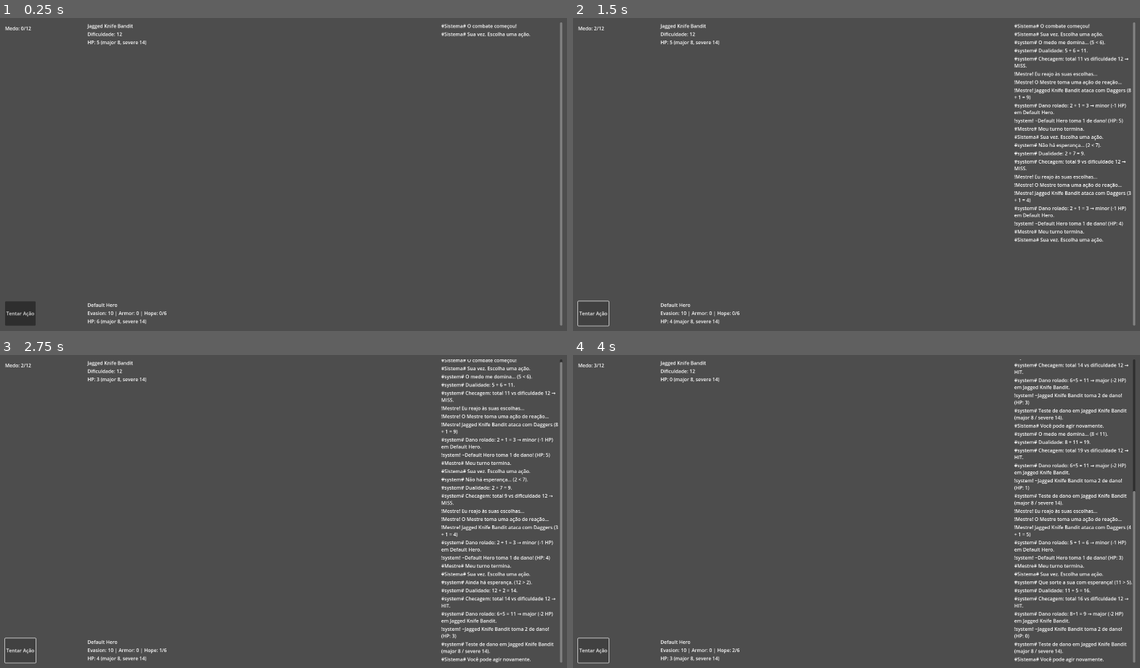
Above: before the commit, frames 1-4 (two rows, left to right).
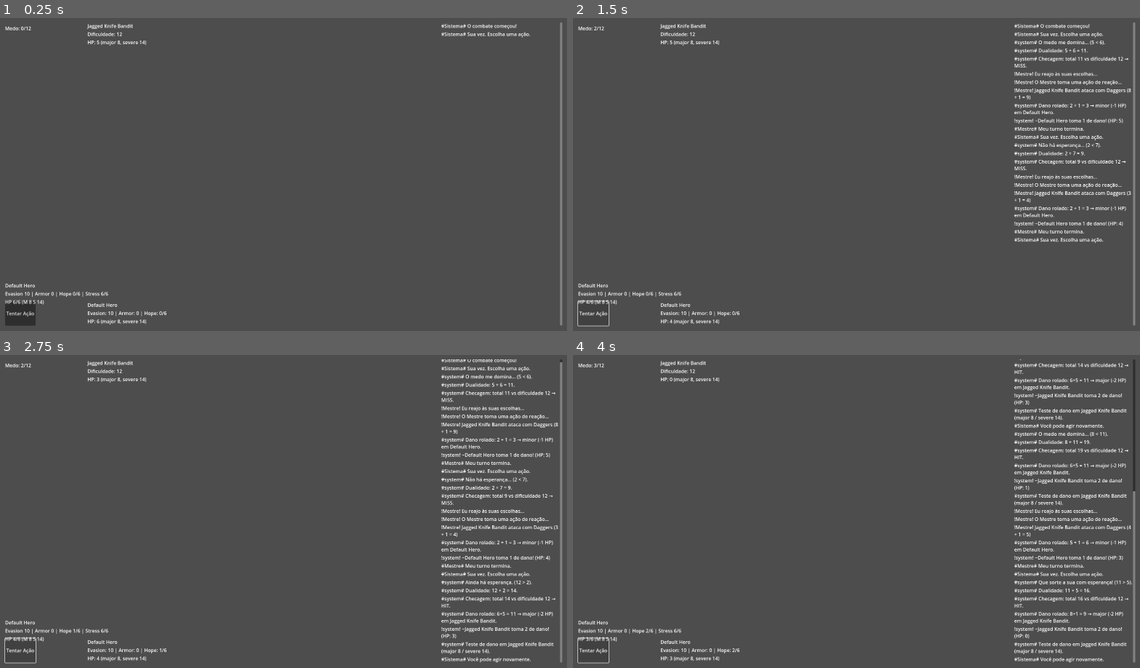
Above: after the commit, the same moments.

Repository: lucsantunes/daggerheart
Game: Godot game, scene res://scenes/CombatScene.tscn
Same seed, same stepped clock (60 frames per second), same inputs: the game is played once before the commit and once after it. The project has no main scene, so this scene is started directly.
Inputs:
- Up to frame 1 (0.25 s): no input
- Up to frame 2 (1.5 s): click "Tentar Ação" at 0.5 s; click "Tentar Ação" at 1.25 s
- Up to frame 3 (2.75 s): click "Tentar Ação" at 2 s
- Up to frame 4 (4 s): tap Enter at 2.75 s; tap L at 2.85, 3.6 s; tap Space at 3.5 s

The runs differ from the first frame. In frame 1, 0.2% of the frame differs, in the area x 0-20%, y 84-92%; in frame 2, 0.2%; in frame 3, 0.2%; in frame 4, 0.2%.

Commit message:
Add PlayerStatusPanel to CombatScene for enhanced player UI management. Introduce ui_player_status_panel.gd script to bind player data and display stats dynamically during combat.

Diff:
--- a/scenes/CombatScene.tscn
+++ b/scenes/CombatScene.tscn
@@ -11,6 +11,7 @@
 [ext_resource type="Script" path="res://scripts/player_party.gd" id="9_9y2dp"]
 [ext_resource type="Script" path="res://scripts/master_ai.gd" id="10_yw0m7"]
 [ext_resource type="Script" path="res://scripts/ui_master_status_box.gd" id="11_n3k4h"]
+[ext_resource type="Script" path="res://scripts/ui_player_status_panel.gd" id="12_cy1v7"]
 
 [node name="CombatScene" type="Node2D"]
 script = ExtResource("1_rx5ct")
@@ -76,3 +77,11 @@
 
 [node name="MasterAI" type="Node" parent="."]
 script = ExtResource("10_yw0m7")
+
+[node name="PlayerStatusPanel" type="HBoxContainer" parent="UI"]
+offset_left = 48.0
+offset_top = 904.0
+offset_right = 1600.0
+offset_bottom = 960.0
+size_flags_horizontal = 3
+script = ExtResource("12_cy1v7")
--- /dev/null
+++ b/scripts/ui_player_status_panel.gd
@@ -0,0 +1,75 @@
+extends HBoxContainer
+
+@export var party_path: NodePath
+
+var _bound_players: Array = []
+
+
+func _ready() -> void:
+	print("[PlayerStatusPanel] Ready.")
+	if party_path != NodePath():
+		var party := get_node_or_null(party_path)
+		if party:
+			_bind_party(party)
+		else:
+			print("[PlayerStatusPanel] Party path not found:", party_path)
+	else:
+		# Default path used by CombatScene
+		var default_party := get_node_or_null("../PlayerParty")
+		if default_party:
+			_bind_party(default_party)
+
+
+func _bind_party(party: Node) -> void:
+	# Bind existing children
+	for i in party.get_child_count():
+		var pc := party.get_child(i)
+		if pc and pc.has_signal("hp_changed"):
+			_bind_player(pc)
+
+
+func _bind_player(pc: Node) -> void:
+	if _bound_players.has(pc):
+		return
+	_bound_players.append(pc)
+	# Build a small card UI for this player
+	var card := _create_card_for(pc)
+	add_child(card)
+
+	# Connect updates
+	pc.hp_changed.connect(func(_v): _refresh_card(card, pc))
+	if pc.has_signal("hope_changed"):
+		pc.hope_changed.connect(func(_v): _refresh_card(card, pc))
+
+	print("[PlayerStatusPanel] Bound player:", pc.data.name)
+
+
+func _create_card_for(pc: Node) -> VBoxContainer:
+	var card := VBoxContainer.new()
+	card.name = "Card_" + pc.data.name
+	var name_label := Label.new()
+	name_label.text = pc.data.name
+	var stats := Label.new()
+	stats.name = "Stats"
+	var hp := Label.new()
+	hp.name = "HP"
+	card.add_child(name_label)
+	card.add_child(stats)
+	card.add_child(hp)
+	_refresh_card(card, pc)
+	return card
+
+
+func _refresh_card(card: VBoxContainer, pc: Node) -> void:
+	var stats: Label = card.get_node("Stats")
+	var hp: Label = card.get_node("HP")
+	var ev := int(pc.data.evasion)
+	var ar := int(pc.data.armor)
+	var hope_max := int(pc.data.hope_max)
+	var hope_val := int(pc.current_hope) if pc.has_method("add_hope") else 0
+	stats.text = "Evasion %d | Armor %d | Hope %d/%d | Stress %d/%d" % [
+		ev, ar, hope_val, hope_max, int(pc.current_stress), int(pc.data.stress_max)
+	]
+	var mj: int = int(pc.data.threshold_major)
+	var sv: int = int(pc.data.threshold_severe)
+	hp.text = "HP %d/%d (M %d S %d)" % [int(pc.current_hp), int(pc.data.hp_max), mj, sv]
